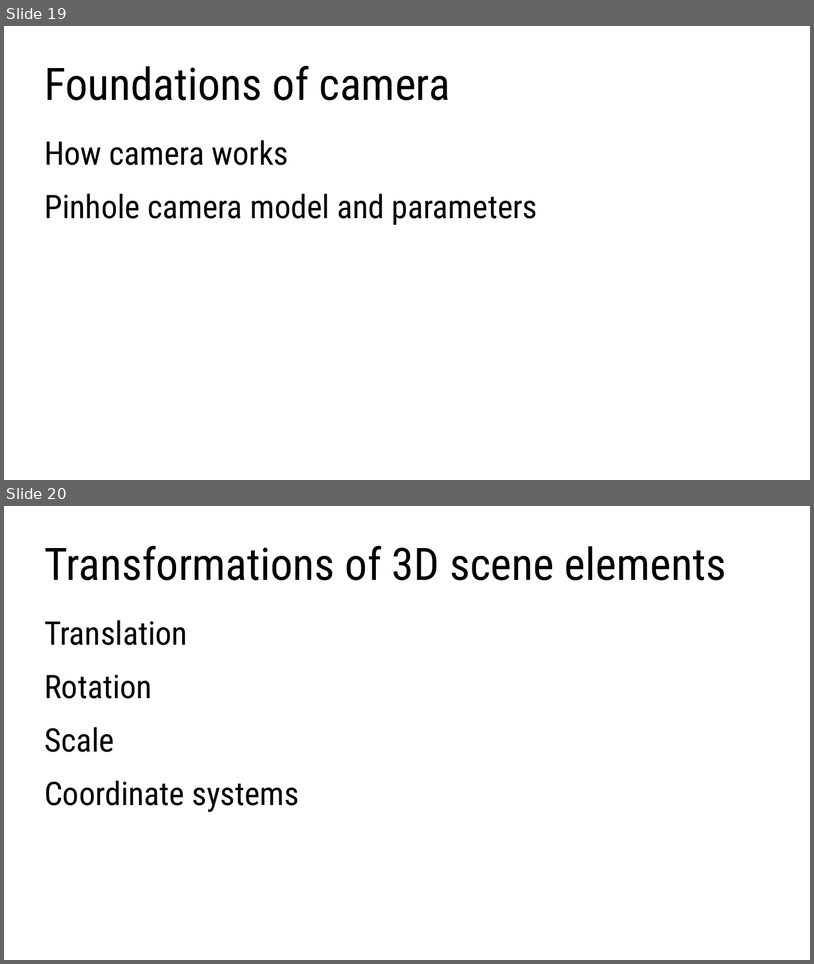
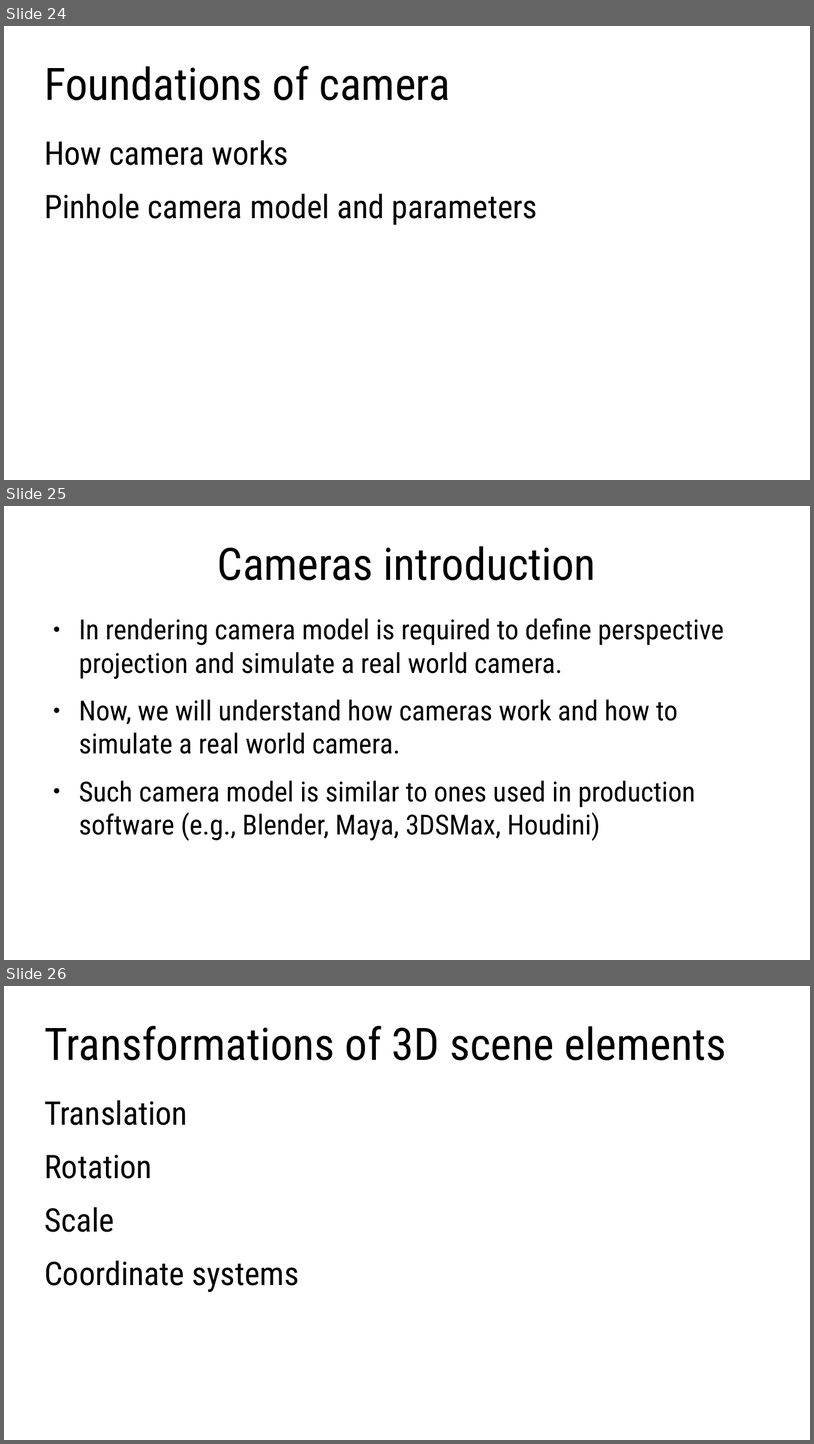
Before and after one commit to lorentzo/IntroductionToComputerGraphics, a slide deck: lectures/foundations_3d_scene/foundations_3d_scene.odp. Shown one above the other, each under a label of ours: slides 19 and 20 before the commit, slides 24, 25 and 26 after it. The pictures are 814x964 and 814x1444 pixels, drawn with LibreOffice and Linux fonts; fonts in the diff are those of the drawing. Boxes give left, top, right and bottom in pixels: in the first picture for what was removed or moved away, otherwise in the second. Text is boxed around its words. In the diff, an @@ line names an element or a change of style, - is before the commit and + after.

```diff
--- a/lectures/foundations_3d_scene/foundations_3d_scene.odp
+++ b/lectures/foundations_3d_scene/foundations_3d_scene.odp
@@ slide 25 added at <box>4,506,810,960</box>, background #FFFFFF @@
@@ title added at <box>218,546,596,580</box>, 44 pt, text #000000 @@
+Cameras introduction
@@ text added at <box>79,618,724,841</box>, 27.2 pt, text #000000 @@
+● In rendering camera model is required to define perspective projection and simulate a real world camera.
+● Now, we will understand how cameras work and how to simulate a real world camera.
+● Such camera model is similar to ones used in production software (e.g., Blender, Maya, 3DSMax, Houdini)
@@ what was slide 19 is now slide 24 @@
@@ what was slide 20 is now slide 26 @@
```
Also in this commit, not shown: 5 slides changed, 5 other slides added, 1 other file.
